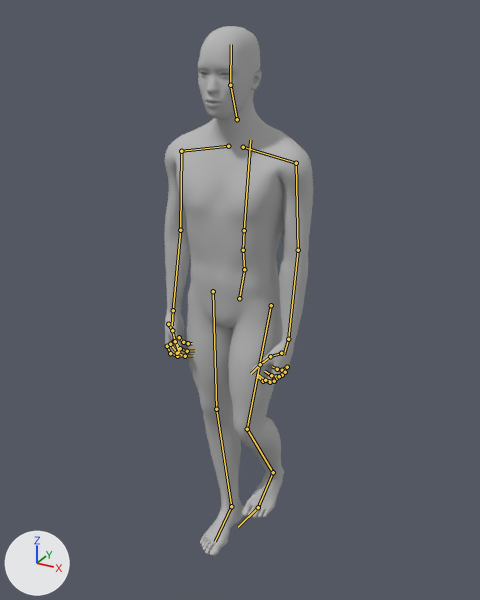
An edit to the glTF model addons/walkers/assets/humanoid.glb, drawn before and after from the same camera.
Both versions are drawn from a camera (50 mm lens) standing at (0.948, -1.755, 1.817) and looking at (-0.066, 0.088, 0.895). Lighting does not change. The marker at lower left points along +X, +Y and +Z. The first picture is the older version. Both versions are drawn at frame 16 of the action 'Walk'; the numbers are the values there. The bones that change, and the others that lie on the model, are drawn over the model as lines.

The first picture shows 'Humanoid_CC0'.
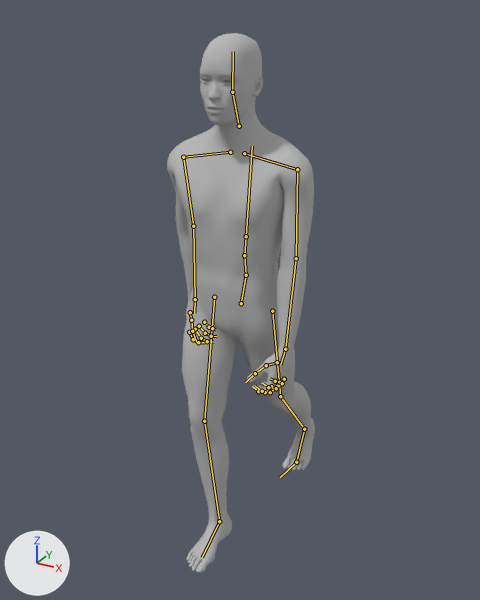
What the commit changed:
Bone 'Hips' (bone_hips) moves from (-0.016, -0.007, -0.003) to (-0.01, -0.024, -0.009).
Bone 'LeftUpperLeg' (bone_leftupperleg) turns from (-14, 1, 10) to (18, 1, -4) degrees about its own x, y and z.
Bone 'LeftLowerLeg' (bone_leftlowerleg) turns from (51, -1, 3) to (23, 0, 1) degrees about its own x, y and z.
Bone 'LeftFoot' (bone_leftfoot) turns from (-26, 1, -4) to (-3, 1, -5) degrees about its own x, y and z.
Bone 'LeftToes' (bone_lefttoes) turns from (-8, 1, 5) to (-32, 8, 20) degrees about its own x, y and z.
Bone 'RightUpperLeg' (bone_rightupperleg) turns from (-4, 0, -8) to (-15, -2, -13) degrees about its own x, y and z.
Bone 'RightLowerLeg' (bone_rightlowerleg) turns from (11, 0, 0) to (22, 0, 0) degrees about its own x, y and z.
Bone 'LeftUpperArm' (bone_leftupperarm) turns from (-1, -1, -86) to (4, 4, -86) degrees about its own x, y and z.
Bone 'LeftLowerArm' (bone_leftlowerarm) turns from (12, 0, -2) to (11, 0, 0) degrees about its own x, y and z.
Bone 'RightUpperArm' (bone_rightupperarm) turns from (-3, 3, 86) to (-20, 17, 80) degrees about its own x, y and z.
Bone 'RightLowerArm' (bone_rightlowerarm) turns from (12, 0, 2) to (14, -1, 6) degrees about its own x, y and z.

Boxes [x1, y1, x2, y2] around the edits, measured in the pictures (480 x 600 px):
'Humanoid_CC0', posed: before [165, 26, 313, 556]; after [167, 33, 315, 573]
bone 'Hips', root to tip: before (239, 298) to (244, 269); after (241, 303) to (246, 275)
bone 'LeftUpperLeg', root to tip: before (271, 305) to (247, 429); after (272, 311) to (280, 396)
bone 'LeftLowerLeg', root to tip: before (247, 429) to (273, 472); after (280, 396) to (304, 429)
bone 'LeftFoot', root to tip: before (273, 472) to (258, 507); after (304, 429) to (296, 462)
bone 'LeftToes', root to tip: before (258, 507) to (238, 527); after (296, 462) to (280, 477)
bone 'RightUpperLeg', root to tip: before (213, 291) to (216, 409); after (214, 297) to (204, 421)
bone 'RightLowerLeg', root to tip: before (216, 409) to (231, 506); after (204, 421) to (219, 521)
bone 'LeftUpperArm', root to tip: before (296, 163) to (298, 250); after (297, 169) to (296, 258)
bone 'LeftLowerArm', root to tip: before (298, 250) to (288, 339); after (296, 258) to (285, 349)
bone 'RightUpperArm', root to tip: before (181, 151) to (180, 230); after (183, 157) to (193, 226)
bone 'RightLowerArm', root to tip: before (180, 230) to (173, 310); after (193, 226) to (195, 299)
